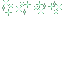
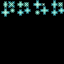
Two versions of the same layered image (64 × 64). Layer-by-layer changes:
"Background": opacity 100% → 67%, painted on it over (2, 0, 64, 16)
"Layer 2": opacity 100% → 84%, painted on it over (1, 0, 64, 17)
